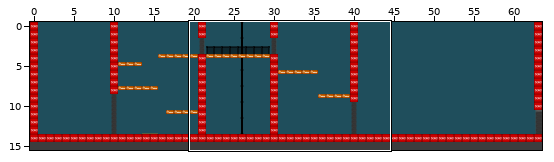
A Tiled map gets an edit: game/data/map/level00.tmx. The first picture is a wide view before the edit; the outline marks the close-up.
Close-up. Earlier state:
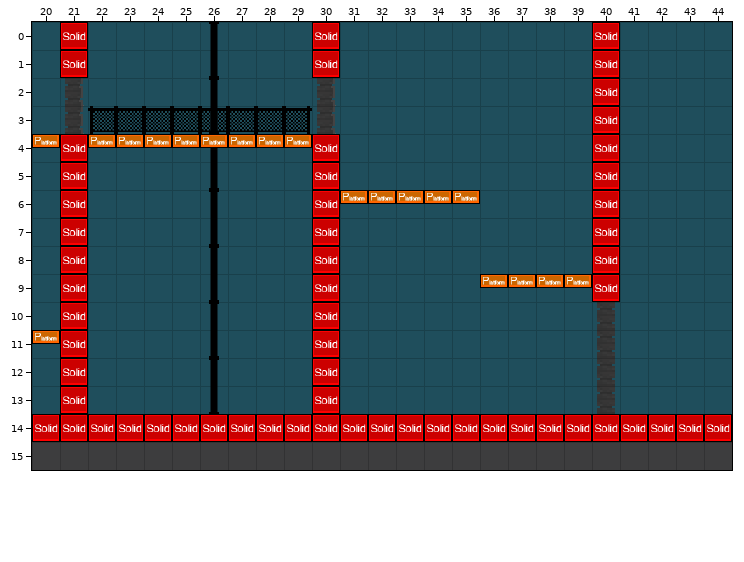
Cells are 32x32 px. Shown: x 20..44, y 0..15. The commit also changed other parts of the map, which this record leaves out.
Once edited:
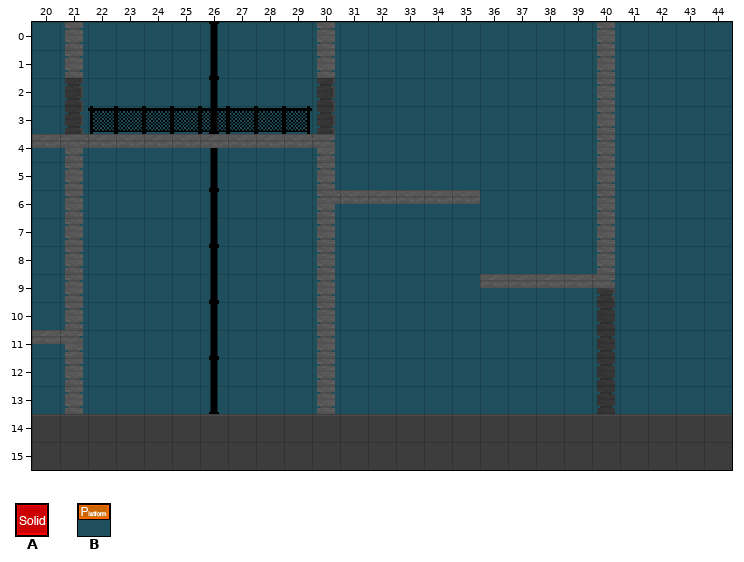
Key: from "metatiles32x32": A 0 "solid", B 1 "platform".
_ is an empty cell.
Tiles replaced or removed in this view: A, B.
What changed:
Changed rows in their new state; . is an unchanged cell.
Layer "collision" (now hidden):
first column x 20:
 0 ._........_........._....
 1 ._........_........._....
 2 ...................._....
 3 ...................._....
 4 ___________........._....
 5 ._........_........._....
 6 ._........______...._....
 7 ._........_........._....
 8 ._........_........._....
 9 ._........_....._____....
10 ._........_..............
11 __........_..............
12 ._........_..............
13 ._........_..............
14 _________________________
